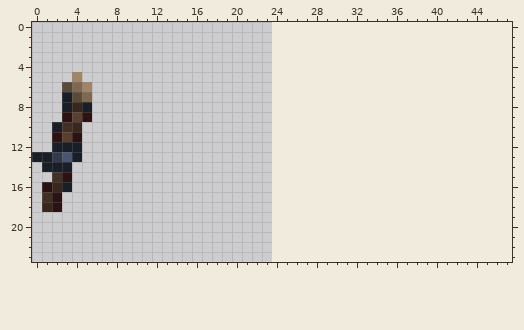
Two versions of one pixel-art file, Sprites/Map/Objects/Torch/torch.aseprite. The picture above is the old version.
24x24 pixels, 1 frame. The old version is drawn lined up with the new one, on the new canvas.
After the commit:
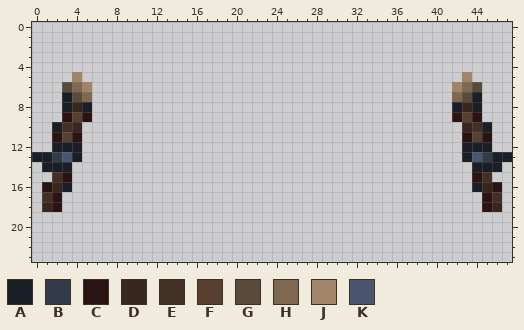
Palette (. is transparent): A #191e27  B #333a49  C #2b1313  D #38271d  E #433025  F #583f30  G #5a4a3a  H #7e6851  J #a18568  K #4a556f
Change:
canvas 24x24 -> 48x24
y 5: x 43 . -> J
y 6: x 42..44 ... -> JHG
y 7: x 42..44 ... -> HGA
y 8: x 42..44 ... -> ADA
y 9: x 42..44 ... -> CFC
y 10: x 43..45 ... -> DEA
y 11: x 43..45 ... -> CFC
y 12: x 43..45 ... -> AAA
y 13: x 43..47 ..... -> AKBAA
y 14: x 44..46 ... -> AAA
y 15: x 44..45 .. -> CE
y 16: x 44..46 ... -> ADC
y 17: x 45..46 .. -> CE
y 18: x 45..46 .. -> CD
